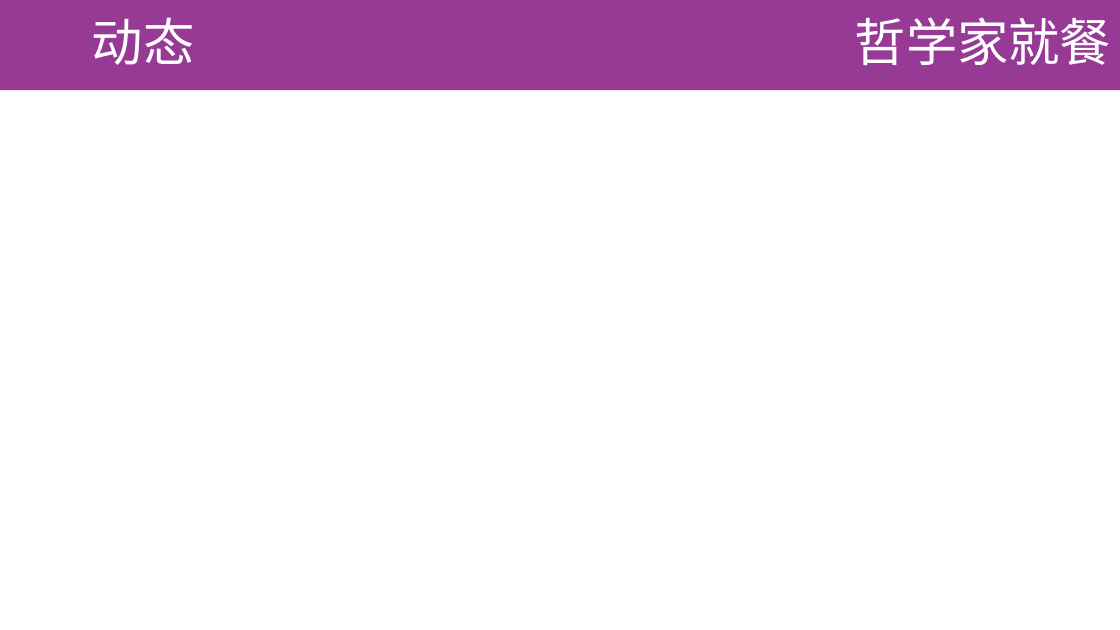
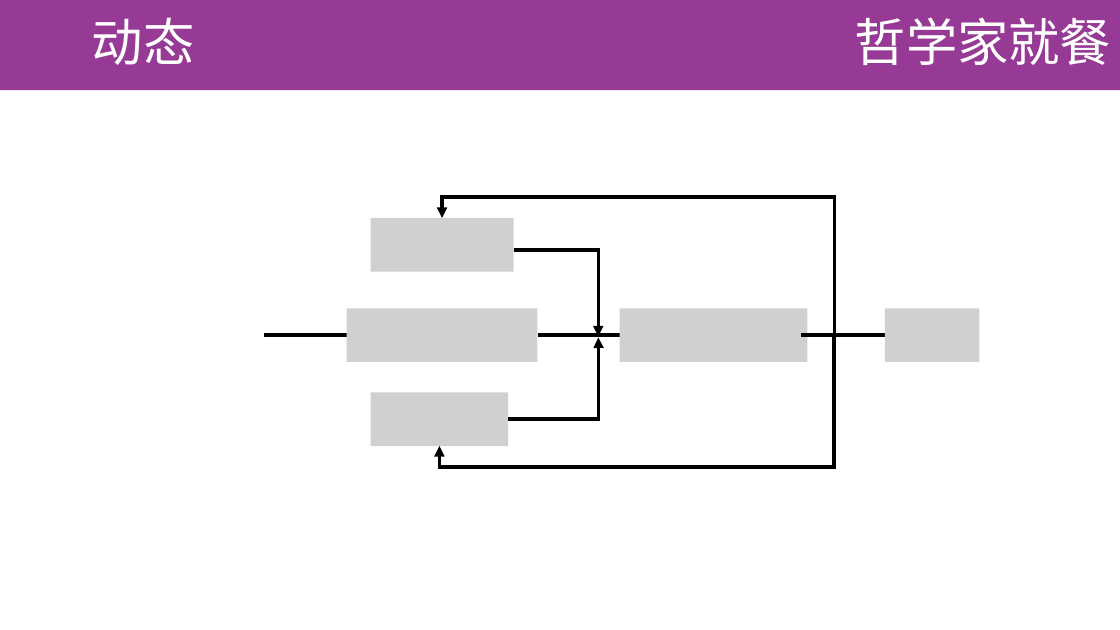
Before and after one commit to happywsw/modelRepair, a slide deck: slide 1 of mooc/第2次讲义_Page_31-40_wyj.pptx. Drawn at 1120x630 pixels with LibreOffice and Linux fonts; fonts in the diff are those of the drawing; grey boxes stand for pictures. Boxes give left, top, right and bottom in pixels: in the first picture for what was removed or moved away, otherwise in the second. Text is boxed around its words. In the diff, an @@ line names an element or a change of style, - is before the commit and + after.

Commit message:
pptx

```diff
--- a/mooc/第2次讲义_Page_31-40_wyj.pptx
+++ b/mooc/第2次讲义_Page_31-40_wyj.pptx
@@ background #C7EDCC to #FFFFFF @@
@@ elbow arrow added from (833, 335) to (442, 218), #000000 3 pt @@
@@ picture added at (371, 218, 513, 271) @@
@@ elbow arrow added from (516, 252) to (598, 336), #000000 3 pt @@
@@ picture added at (347, 308, 538, 362) @@
@@ picture added at (620, 308, 807, 362) @@
@@ picture added at (886, 308, 980, 362) @@
@@ arrow added from (265, 335) to (386, 335), #000000 3 pt @@
@@ elbow arrow added from (833, 336) to (439, 446), #000000 3 pt @@
@@ elbow arrow added from (508, 419) to (598, 338), #000000 3 pt @@
@@ arrow added from (538, 335) to (660, 335), #000000 3 pt @@
@@ arrow added from (801, 335) to (923, 335), #000000 3 pt @@
@@ picture added at (371, 392, 508, 446) @@
```
Also in this commit, not shown: 27 slides added.
